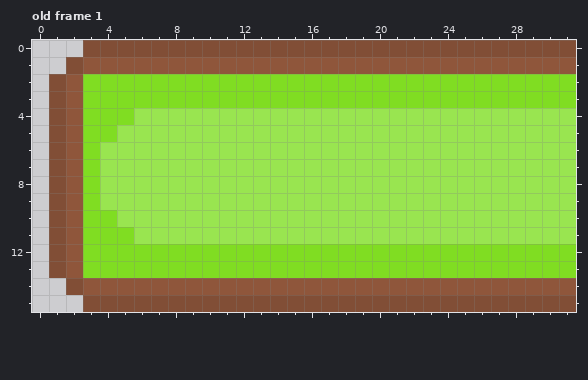
Pixel-art file -- Assets/Sprites/Background/Ground.aseprite. The picture above was drawn from the file before the commit.
32x16 pixels, 3 frames. Shown: old frame 1. The commit also changed other frames, which this record leaves out.
Now the later version:
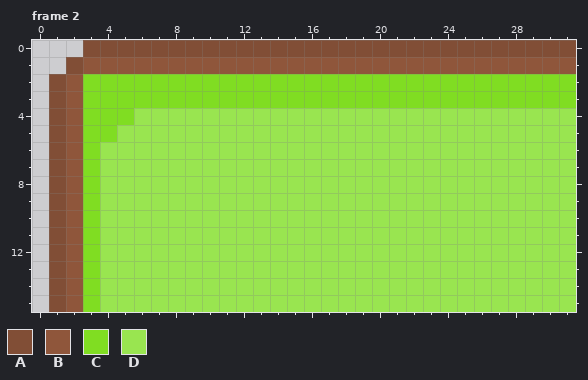
Palette (. is transparent): A #814e36  B #8f563b  C #80dd22  D #99e550
A new or re-ordered frame is compared with the old frame closest to it.
Log entry: Create a Ground auto tile and a Background auto tile.
Diff:
frames 3 -> 13
layer "Expanded Ground" added
Frame 2 is new; against old frame 1, layer "Expanded Ground":
Colour A is added in rows 14 to 15 at x 1.
Colour B is added in row 15 at x 2.
Colour B replaces colour A in row 14 at x 2.
Colour C replaces colour A in row 15 at x 3.
Colour C replaces colour B in row 14 at x 3.
Colour D replaces colour A in row 15 at x 4 to 31.
Colour D replaces colour B in row 14 at x 4 to 31.
Colour D replaces colour C in row 10 at x 4; in row 11 at x 4 to 5; in rows 12 to 13 at x 4 to 31.
